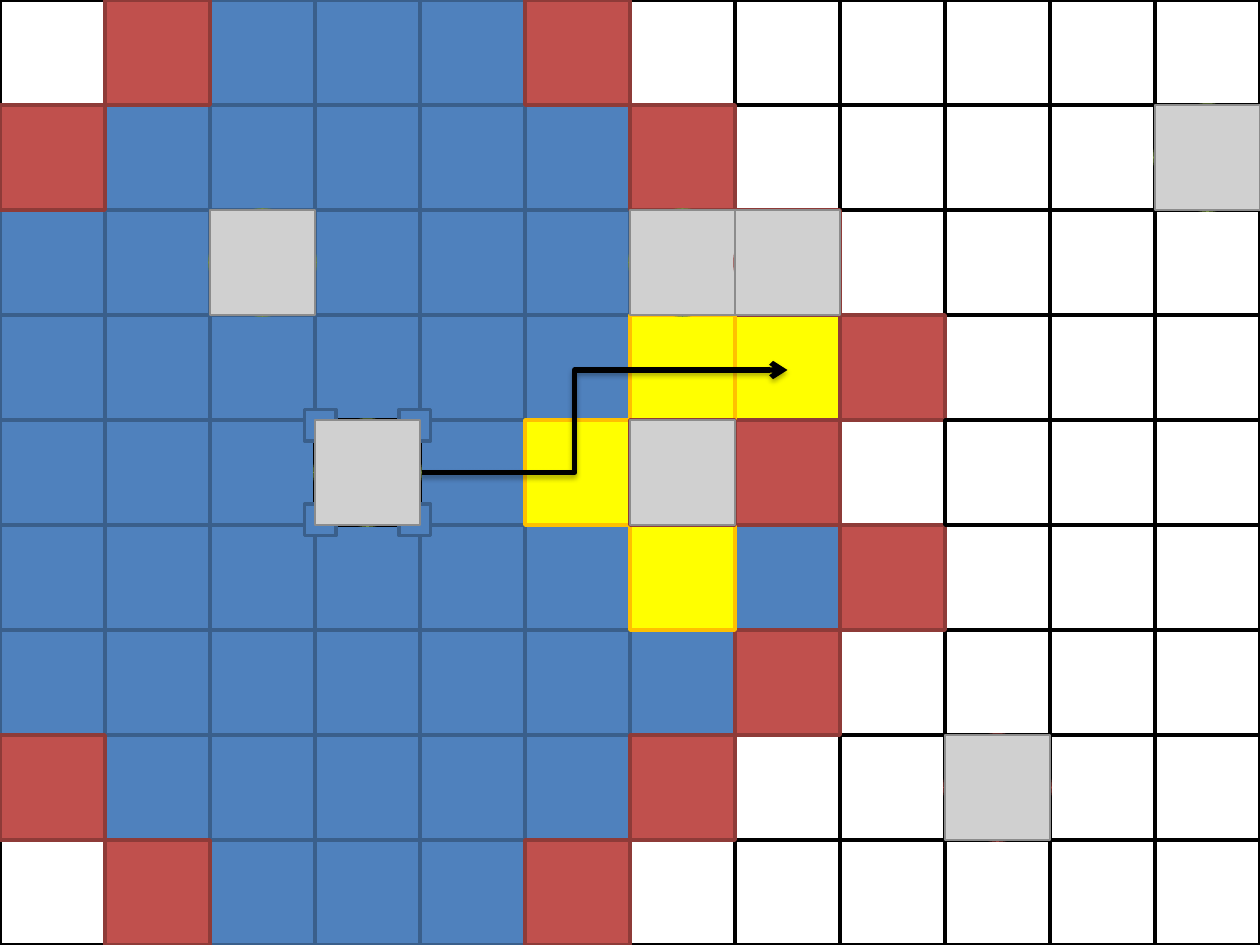
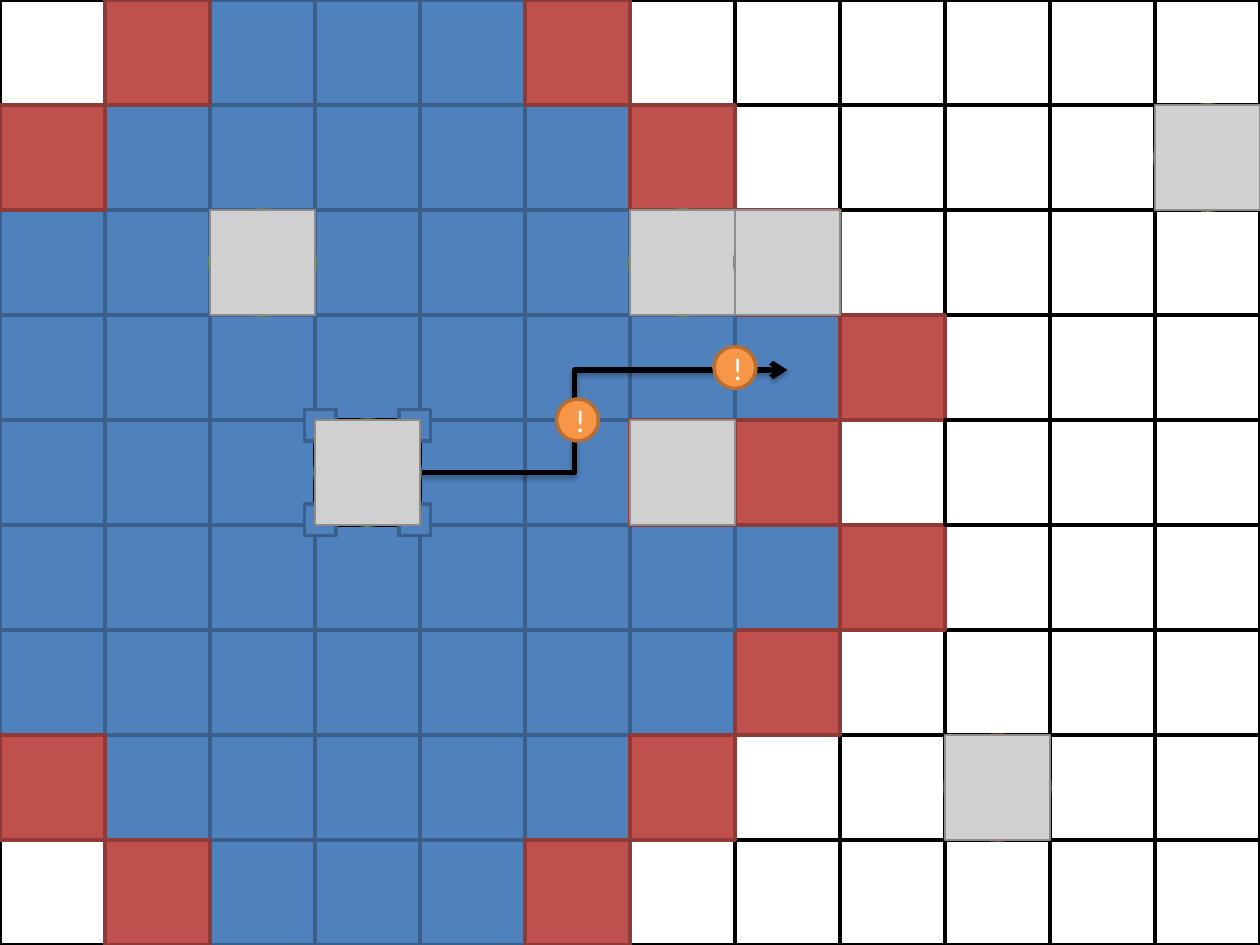
Before and after one commit to jsdodgers/Bel-Nix, a slide deck: slide 9 of Documents/Bel Nix Wireframes.pptx. Drawn at 1260x945 pixels with LibreOffice and Linux fonts; fonts in the diff are those of the drawing; grey boxes stand for pictures. Boxes give left, top, right and bottom in pixels: in the first picture for what was removed or moved away, otherwise in the second. Text is boxed around its words. In the diff, an @@ line names an element or a change of style, - is before the commit and + after.

```diff
--- a/Documents/Bel Nix Wireframes.pptx
+++ b/Documents/Bel Nix Wireframes.pptx
@@ ellipse added at [714, 346, 756, 388], fill #F79646, outline #B76F34 2 pt, 18 pt, text #FFFFFF @@
+!
@@ ellipse added at [557, 399, 598, 441], fill #F79646, outline #B76F34 2 pt, 18 pt, text #FFFFFF @@
+!
@@ fill #FFFF00 to #4F81BD; outline #FFC000 2 pt to #3A5F8C 2 pt in 4 elements at [735, 315, 839, 420], [630, 525, 735, 630], [630, 315, 735, 420], [525, 420, 630, 524] @@
```
Also in this commit, not shown: 2 slides added, 4 slides removed, 8 other files.
